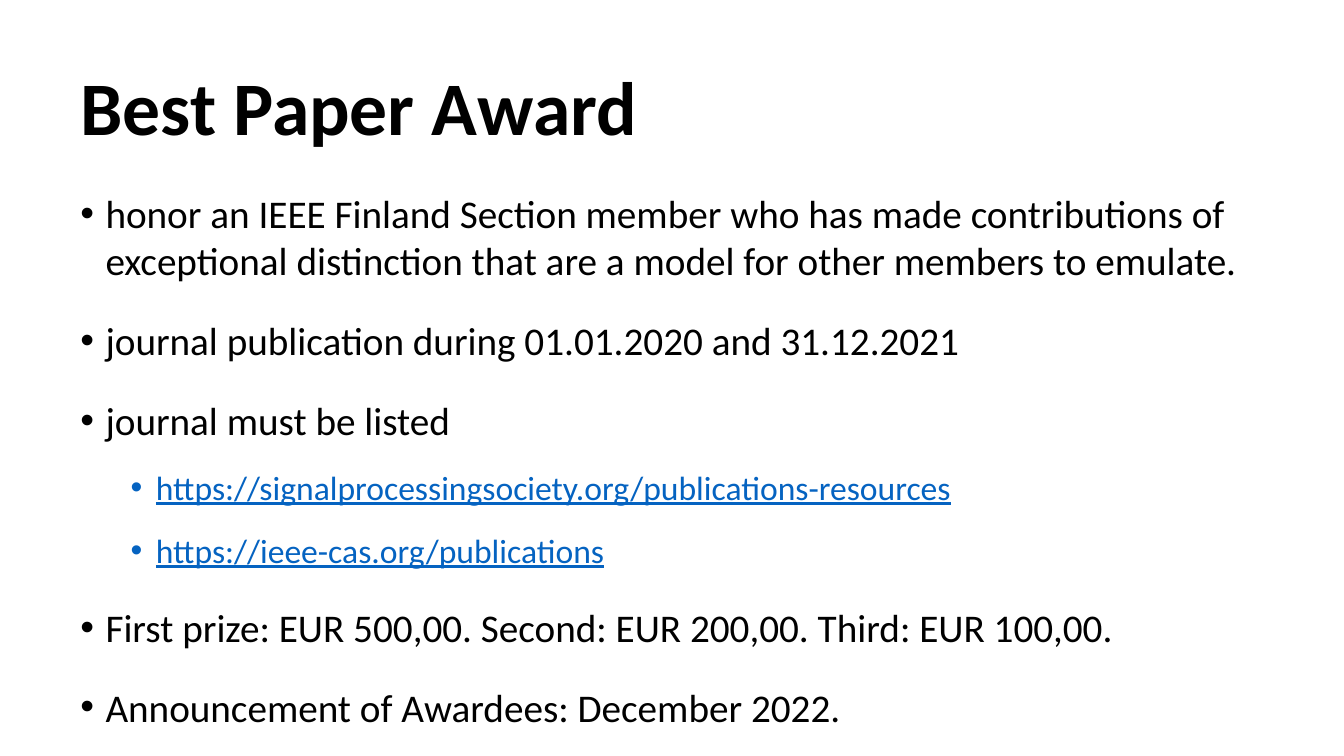
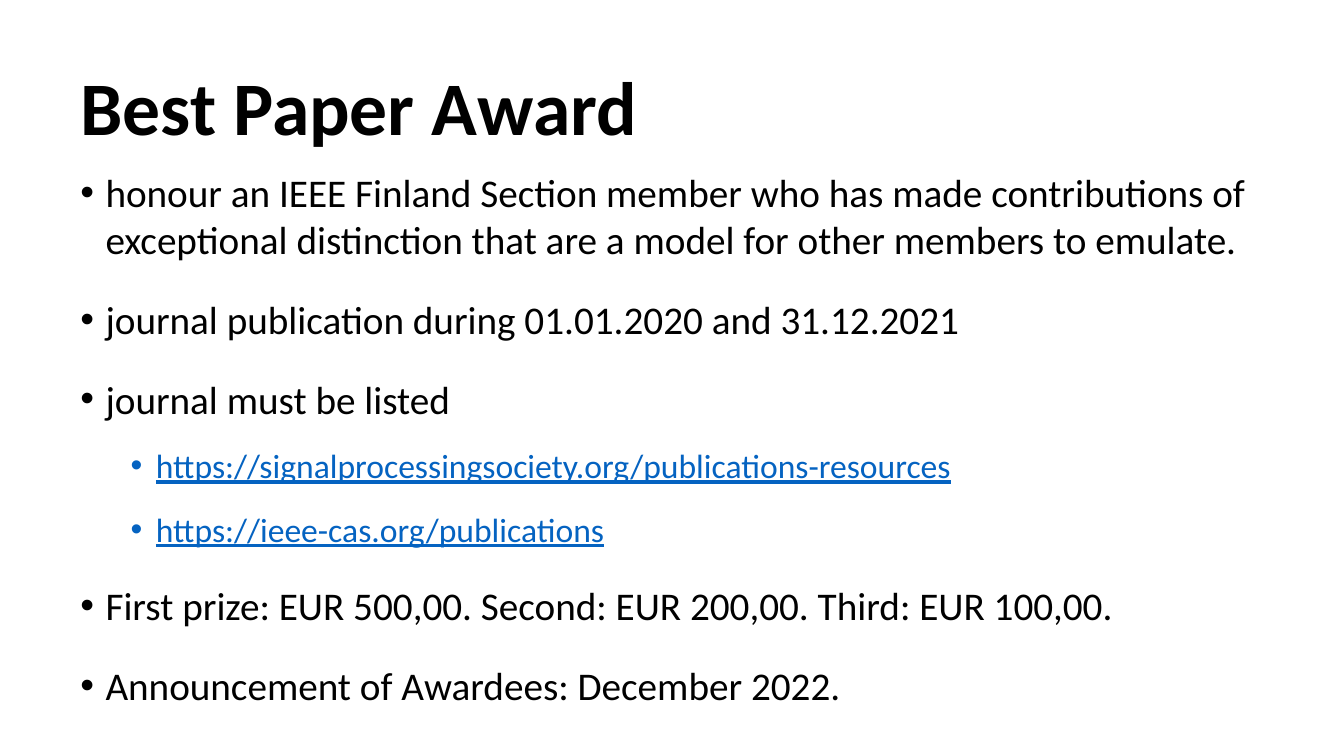
Before and after one commit to ieeespcasfinland/ieeespcasfinland.github.io, a slide deck: slide 15 of Slides05Oct_Ju.pptx (slide 12 before the commit). Drawn at 1344x756 pixels with LibreOffice and Linux fonts; fonts in the diff are those of the drawing. Boxes give left, top, right and bottom in pixels: in the first picture for what was removed or moved away, otherwise in the second. Text is boxed around its words. In the diff, an @@ line names an element or a change of style, - is before the commit and + after.

```diff
--- a/Slides05Oct_Ju.pptx
+++ b/Slides05Oct_Ju.pptx
@@ text "honour an IEEE Finland Section ...": place and size @@
-text "honour an IEEE Finland Section ..." at <box>106,200,1236,723</box>
+text "honour an IEEE Finland Section ..." at <box>106,179,1245,701</box>
@@ text at <box>106,179,1245,261</box>: text changed @@
-• honor an IEEE Finland Section member who has made contributions of exceptional distinction that are a model for other members to emulate.
+• honour an IEEE Finland Section member who has made contributions of exceptional distinction that are a model for other members to emulate.
```
Also in this commit, not shown: 6 other slides changed, 6 slides added, 2 other files.
